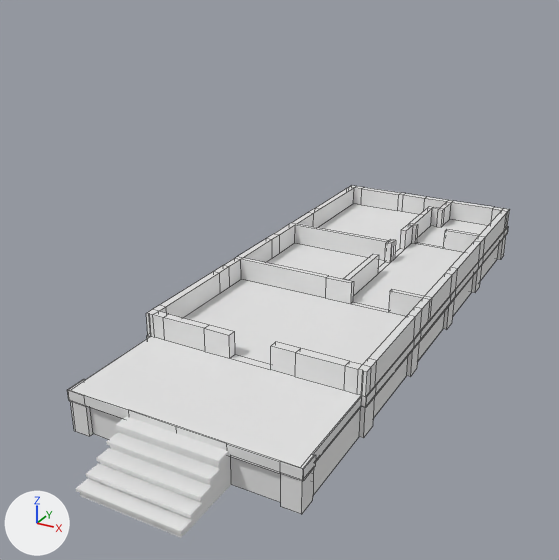
An edit to the Blender file Assets/Prefabs/Furniture/House/House_model.blend, drawn before and after from the same camera.
Before and after are seen from a 50 mm lens placed at (6.8, -14.96, 8.36), pointed at (-0.61, -1.5, 1.63). Lighting does not change. The marker at lower left points along +X, +Y and +Z. Mesh edges are drawn as thin lines on the coarser meshes.

The first picture shows 'Base', 'Stairs'.
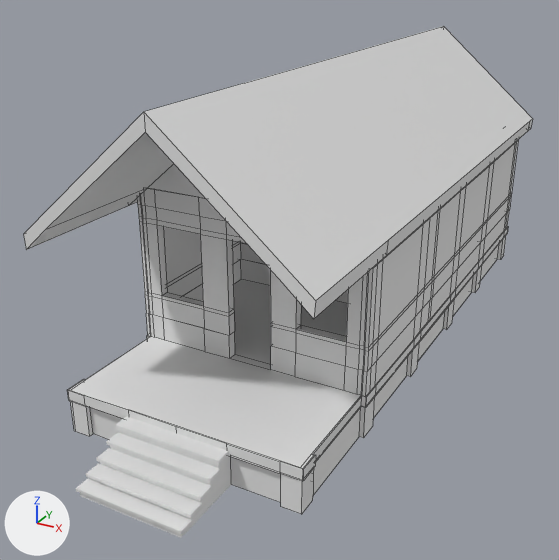
Edits to the scene script, one JSON object a line:
```json
{"op": "add", "block": "me_cube_004", "code": ["me_cube_004 = bpy.data.meshes.new('Cube.004')", "me_cube_004.from_pydata([(0.0, -3.82, 5.2), (0.0, 6.45, 5.2), (0.0, 6.75, 5.2), (0.0, 6.45, 3.09), (2.18, 6.45, 3.08), (0.0, -6.47, 5.2), (2.18, 6.75, 3.08), (0.0, -6.47, 4.92), (2.18, -3.82, 3.08), (2.66, 6.45, 2.65), (2.66, -3.82, 2.65), (2.68, -6.47, 2.93), (2.68, 6.75, 2.93), (2.68, -3.82, 2.93), (2.66, 6.75, 2.65), (2.68, 6.45, 2.93), (2.66, -6.47, 2.65), (2.18, -6.47, 3.08), (0.0, -3.82, 3.08), (0.0, -3.82, 4.92), (0.0, 6.75, 4.92), (0.0, 6.45, 4.92)], [], [(4, 21, 20, 6), (8, 4, 9, 10), (8, 19, 18), (14, 12, 15, 9), (16, 10, 13, 11), (9, 15, 13, 10), (8, 10, 16, 17), (4, 6, 14, 9), (7, 17, 16, 11, 5), (0, 5, 11, 13, 15, 12, 2, 1), (8, 17, 7, 19), (20, 2, 12, 14, 6), (21, 4, 3)])"]}
{"op": "remove", "block": "ob_walls", "code": "ob_walls.hide_set(True)"}
{"op": "add", "block": "ob_walls_001", "code": ["ob_walls_001 = bpy.data.objects.new('Walls.001', me_cube_004)", "ob_walls_001.location = (0.0, 0.0, 1.0)", "_m = ob_walls_001.modifiers.new('Mirror', 'MIRROR')"]}
```

Where the change shows, as pixel boxes [x1, y1, x2, y2] in the pictures (559 x 560 px):
```json
{"object": "Walls.001", "change": "added", "after": [23, 26, 533, 319]}
{"object": "Walls", "change": "shown", "after": [137, 140, 518, 372]}
```
